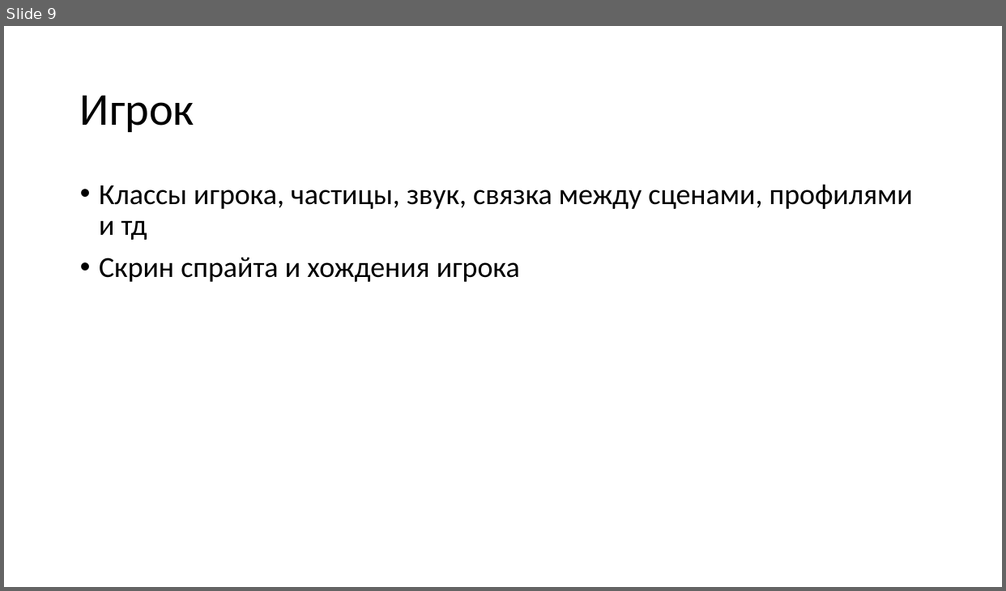
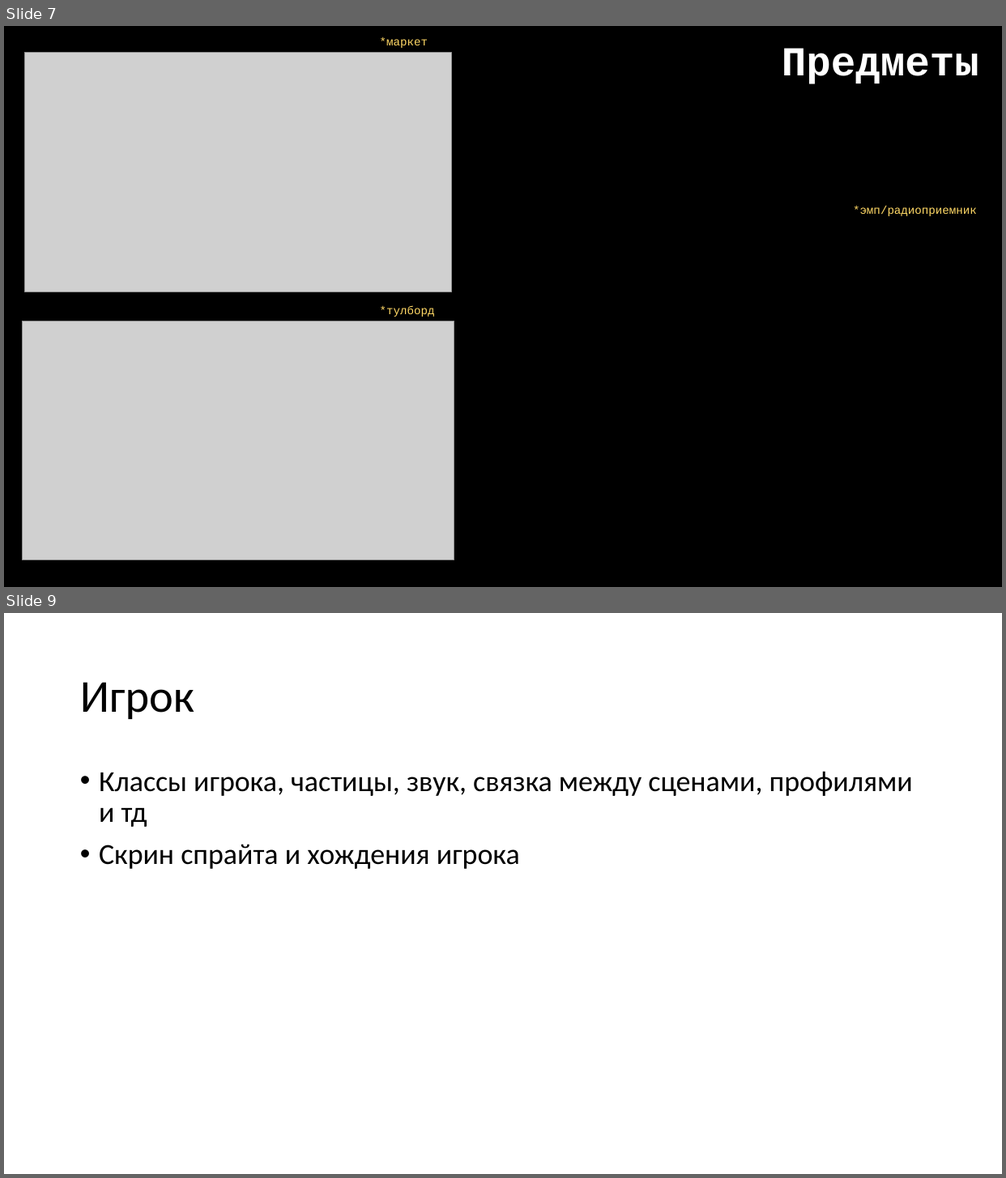
Before and after one commit to txtXD949/parafect, a slide deck: docs/Parafect.pptx. Shown one above the other, each under a label of ours: slide 9 before the commit, slides 7 and 9 after it; the slides between them are not shown. The pictures are 1006x591 and 1006x1178 pixels, drawn with LibreOffice and Linux fonts; fonts in the diff are those of the drawing; grey boxes stand for pictures. Boxes give left, top, right and bottom in pixels: in the first picture for what was removed or moved away, otherwise in the second. Text is boxed around its words. In the diff, an @@ line names an element or a change of style, - is before the commit and + after.

```diff
--- a/docs/Parafect.pptx
+++ b/docs/Parafect.pptx
@@ slide 7 added at <box>4,26,1002,587</box>, background #000000 @@
@@ text added at <box>380,37,428,48</box>, 11 pt, text #FFD966 @@
+*маркет
@@ title added at <box>782,48,979,84</box>, 39.6 pt, text #FFFFFF, bold @@
+Предметы
@@ picture added at <box>25,52,452,292</box> @@
@@ text added at <box>853,206,977,216</box>, 11 pt, text #FFD966 @@
+*эмп/радиоприемник
@@ text added at <box>380,306,435,317</box>, 11 pt, text #FFD966 @@
+*тулборд
@@ picture added at <box>22,321,454,561</box> @@
```
Also in this commit, not shown: 4 slides changed, 6 other slides added, 7 slides removed, 4 other files.
